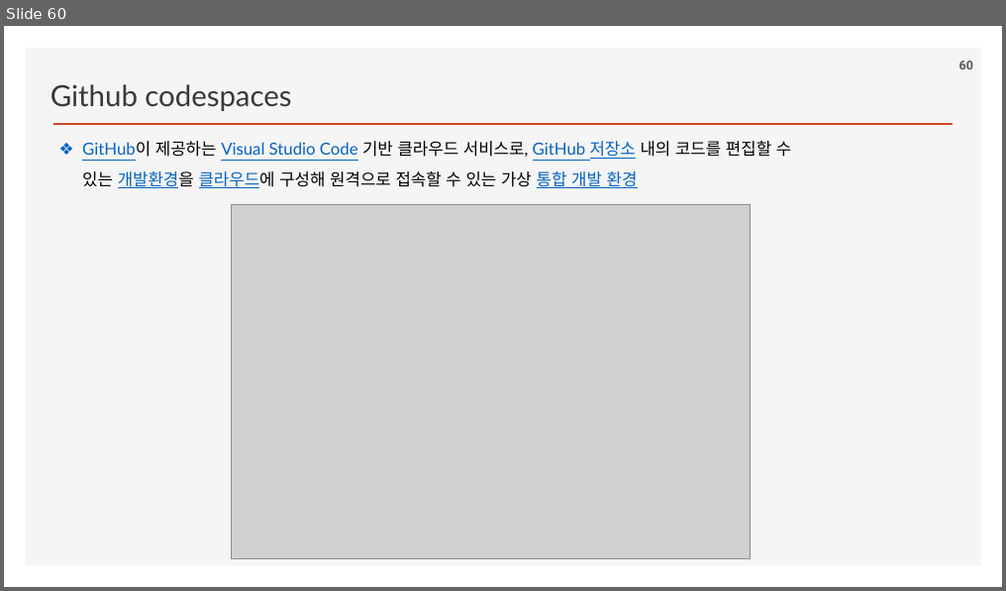
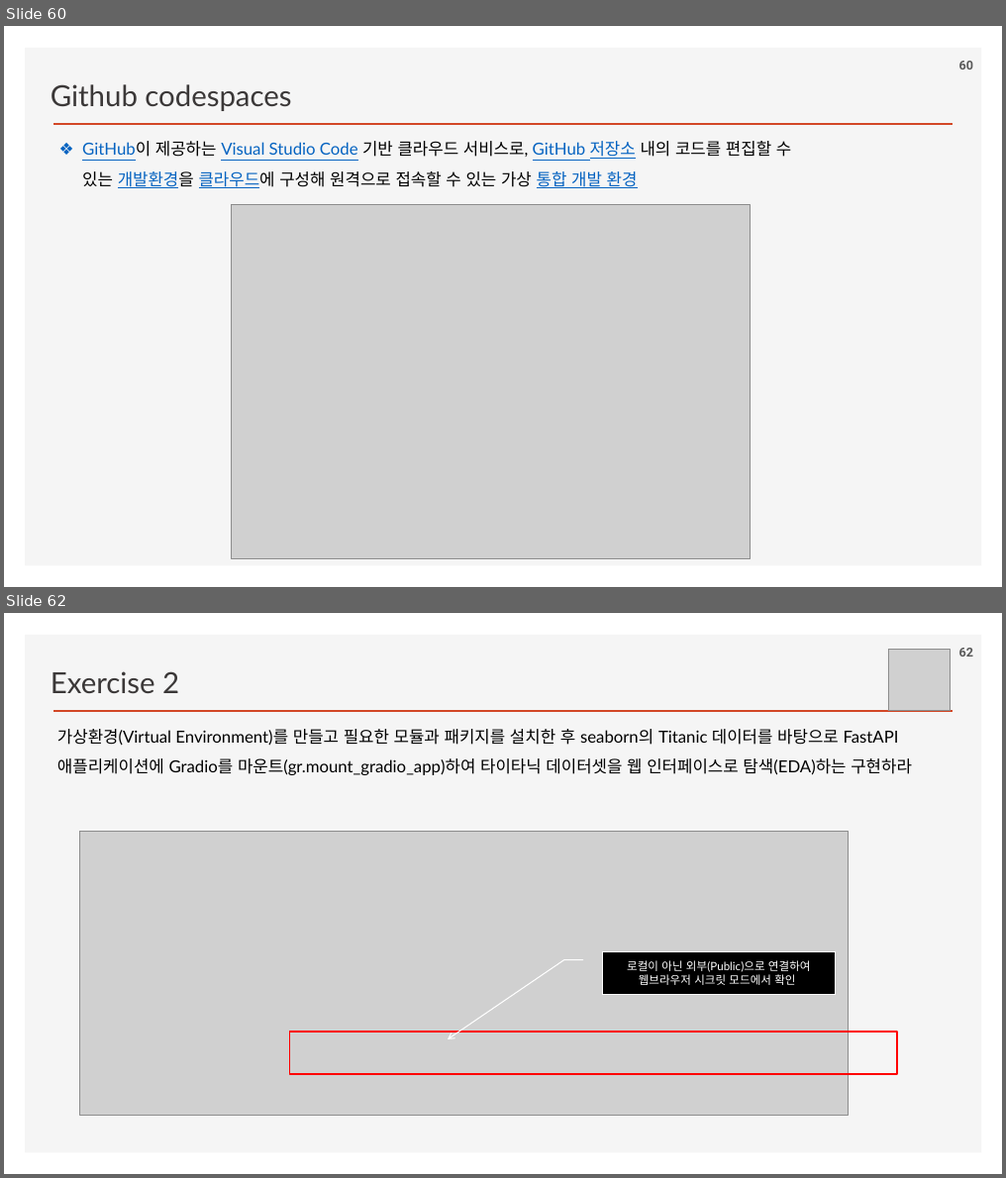
Before and after one commit to ancestor9/2026_Fall_AI-Workflow, a slide deck: PPTs/App Deployment.pptx. Shown one above the other, each under a label of ours: slide 60 before the commit, slides 60 and 62 after it; the slides between them are not shown. The pictures are 1006x591 and 1006x1178 pixels, drawn with LibreOffice and Linux fonts; fonts in the diff are those of the drawing; grey boxes stand for pictures; background and template pictures are left out. Boxes give left, top, right and bottom in pixels: in the first picture for what was removed or moved away, otherwise in the second. Text is boxed around its words. In the diff, an @@ line names an element or a change of style, - is before the commit and + after.

```diff
--- a/PPTs/App Deployment.pptx
+++ b/PPTs/App Deployment.pptx
@@ slide 62 added at (4,613,1002,1174), background #FFFFFF; not listed: 2 template elements that a slide beside it also shows @@
@@ text added at (51,671,179,694), 28 pt, text #3B3838 @@
+Exercise 2
@@ picture added at (888,649,949,710) @@
@@ page number added at (959,648,973,657), 12 pt, text #595959, bold @@
+62
@@ text added at (57,729,912,775), 16 pt, text #000000 @@
+가상환경(Virtual Environment)를 만들고 필요한 모듈과 패키지를 설치한 후 seaborn의 Titanic 데이터를 바탕으로 FastAPI 애플리케이션에 Gradio를 마운트(gr.mount_gradio_app)하여 타이타닉 데이터셋을 웹 인터페이스로 탐색(EDA)하는 구현하라
@@ picture added at (79,832,847,1116) @@
@@ border callout added at (603,953,835,995), fill #000000, outline #FFFFFF 1 pt, 11 pt, text #FFFFFF @@
+로컬이 아닌 외부(Public)으로 연결하여 웹브라우저 시크릿 모드에서 확인
@@ rectangle added at (290,1032,897,1074), outline #FF0000 1.5 pt @@
```
Also in this commit, not shown: 2 other slides added.
